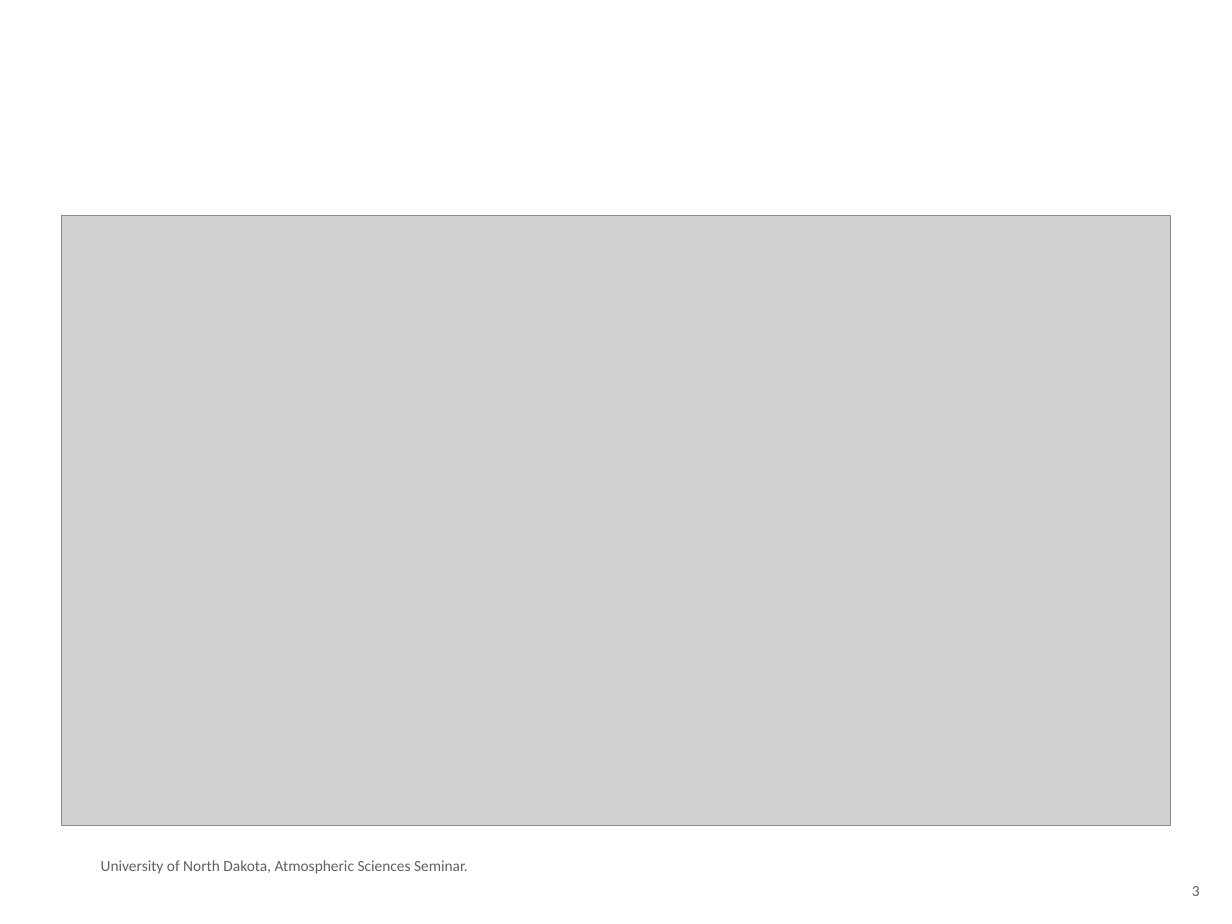
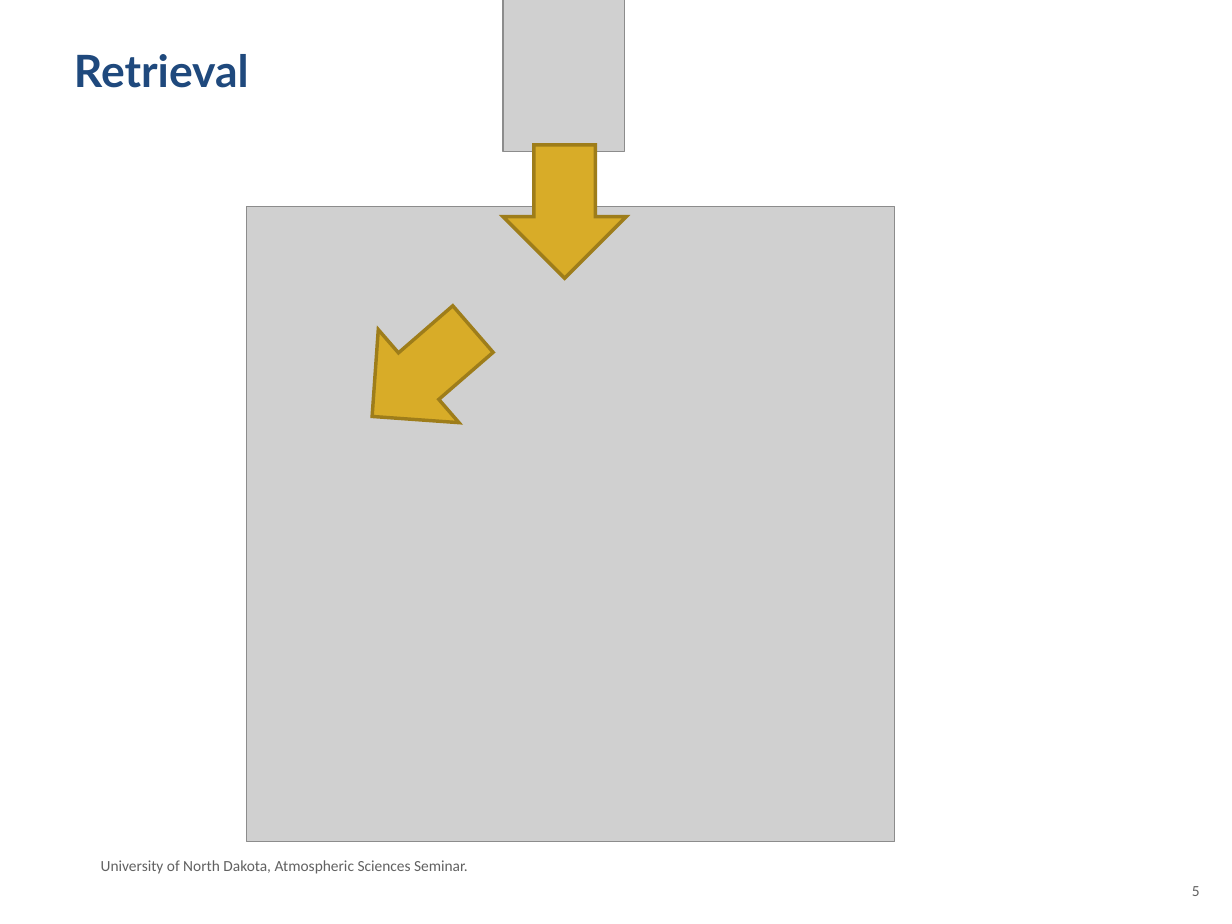
Before and after one commit to ANL-DIGR/Private_Notes, a slide deck: slide 5 of presentations/reviews/January_ANL_review.ppt (slide 3 before the commit). Drawn at 1232x924 pixels with LibreOffice and Linux fonts; fonts in the diff are those of the drawing; grey boxes stand for pictures; background and template pictures are left out. Boxes give left, top, right and bottom in pixels: in the first picture for what was removed or moved away, otherwise in the second. Text is boxed around its words. In the diff, an @@ line names an element or a change of style, - is before the commit and + after.

```diff
--- a/presentations/reviews/January_ANL_review.ppt
+++ b/presentations/reviews/January_ANL_review.ppt
@@ picture added at (x1=503, y1=0, x2=623, y2=152) @@
@@ title added at (x1=74, y1=54, x2=249, y2=88), 26 pt, text #1F497D, bold @@
+Retrieval
@@ left arrow added at (x1=503, y1=145, x2=626, y2=278), fill #D8AC28, outline #9E7D1A 2.01 pt @@
@@ picture resized from (x1=62, y1=216, x2=1170, y2=825) to (x1=246, y1=207, x2=894, y2=843) @@
@@ left arrow added at (x1=332, y1=283, x2=513, y2=463), fill #D8AC28, outline #9E7D1A 2.01 pt @@
@@ page number at (x1=1192, y1=886, x2=1200, y2=896): text changed @@
-3
+5
```
Also in this commit, not shown: 4 slides added, 2 other files.
